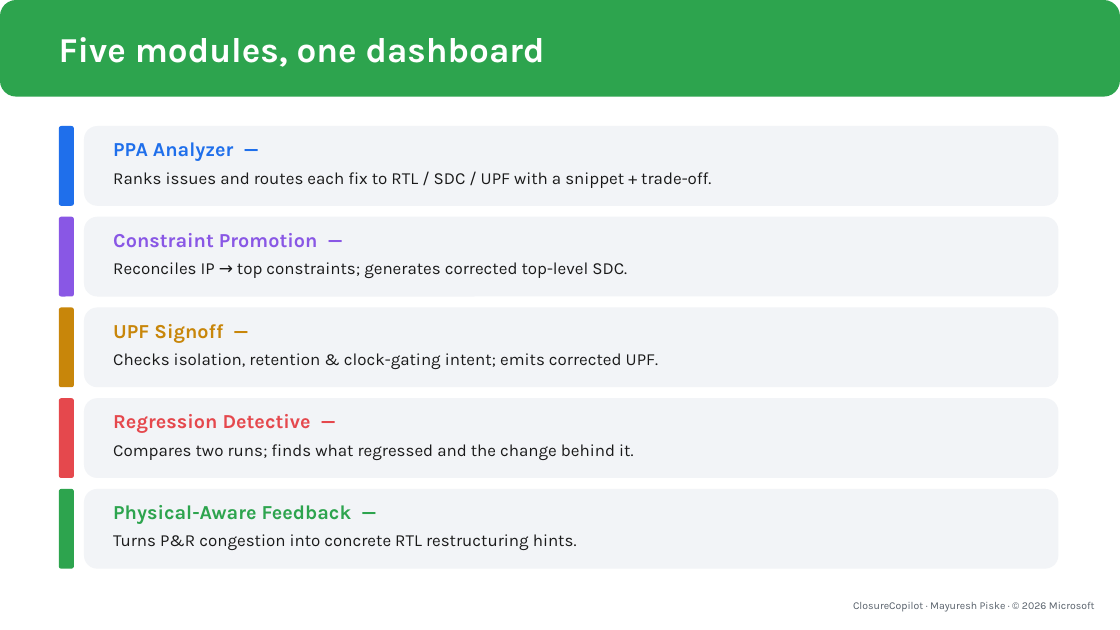
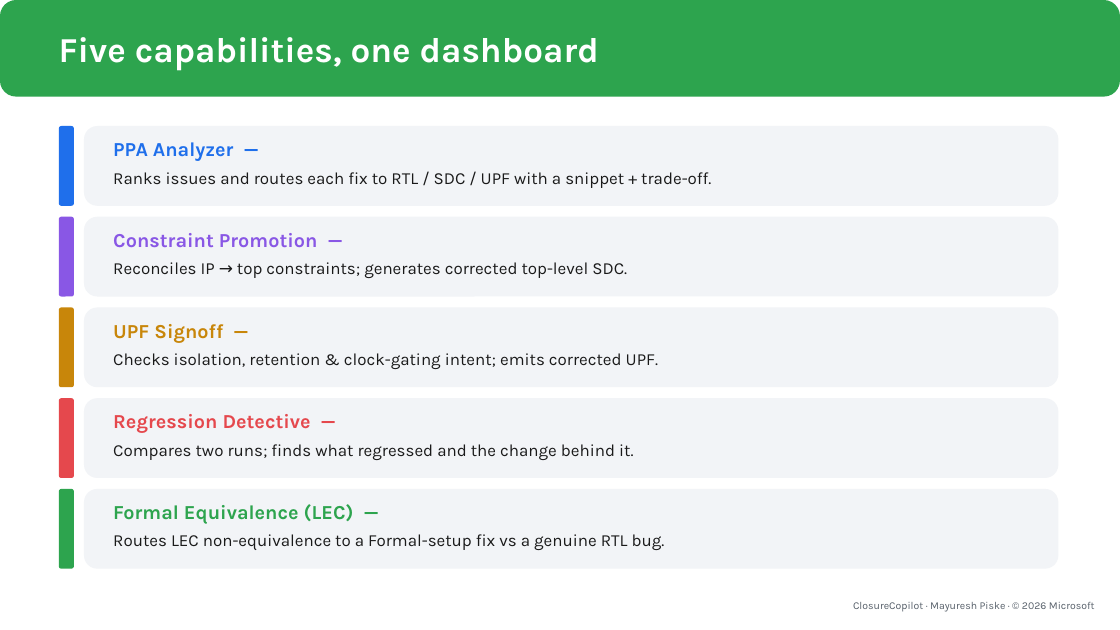
Before and after one commit to mayureshpiske19/ClosureCopilot, a slide deck: slide 5 of docs/ClosureCopilot.pptx. Drawn at 1120x630 pixels with LibreOffice and Linux fonts; fonts in the diff are those of the drawing. Boxes give left, top, right and bottom in pixels: in the first picture for what was removed or moved away, otherwise in the second. Text is boxed around its words. In the diff, an @@ line names an element or a change of style, - is before the commit and + after.

```diff
--- a/docs/ClosureCopilot.pptx
+++ b/docs/ClosureCopilot.pptx
@@ text at box(59, 37, 599, 71): text changed @@
-Five modules, one dashboard
+Five capabilities, one dashboard
@@ text at box(113, 504, 354, 524): text changed @@
-Physical-Aware Feedback —
+Formal Equivalence (LEC) —
@@ text at box(113, 534, 665, 550): text changed @@
-Turns P&R congestion into concrete RTL restructuring hints.
+Routes LEC non-equivalence to a Formal-setup fix vs a genuine RTL bug.
```
Also in this commit, not shown: 1 other slide changed, 29 other files.
